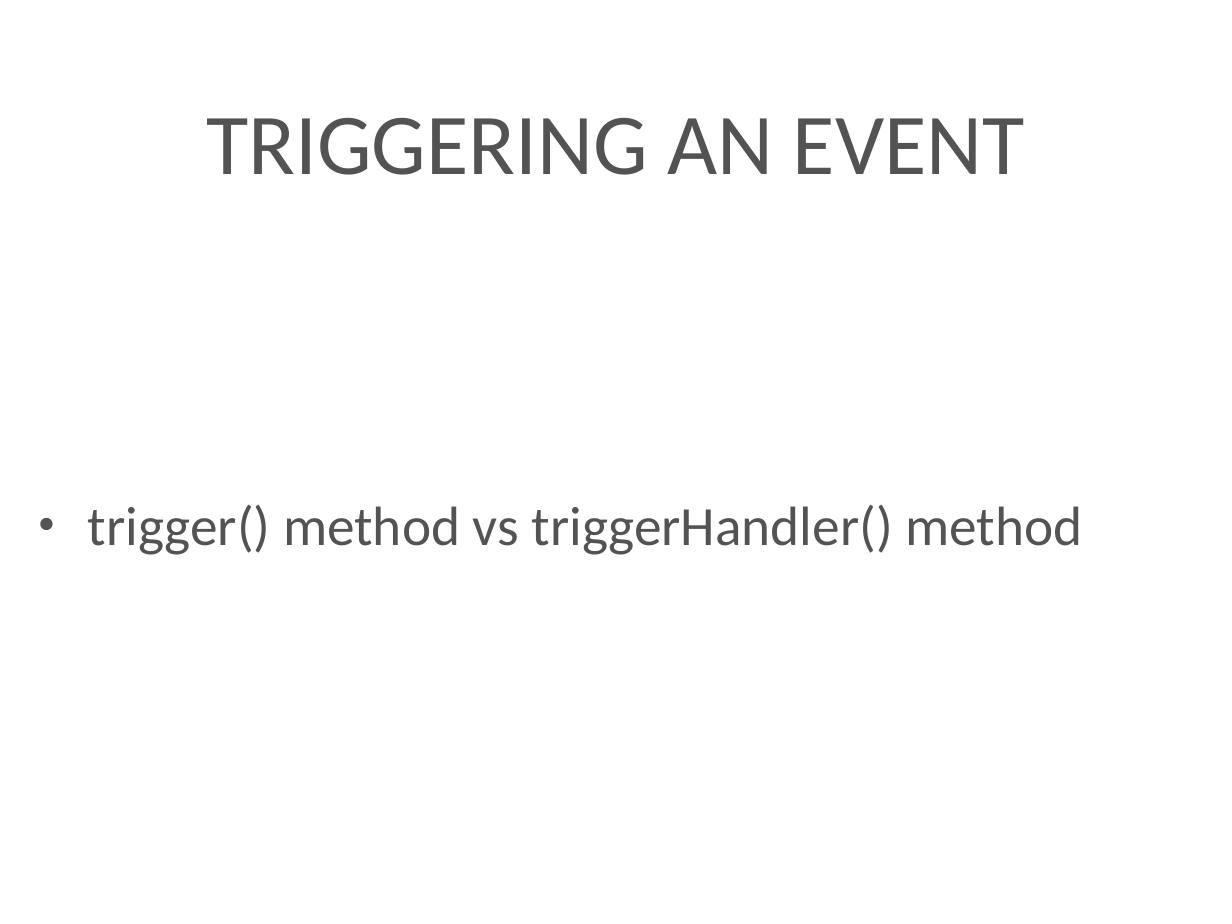
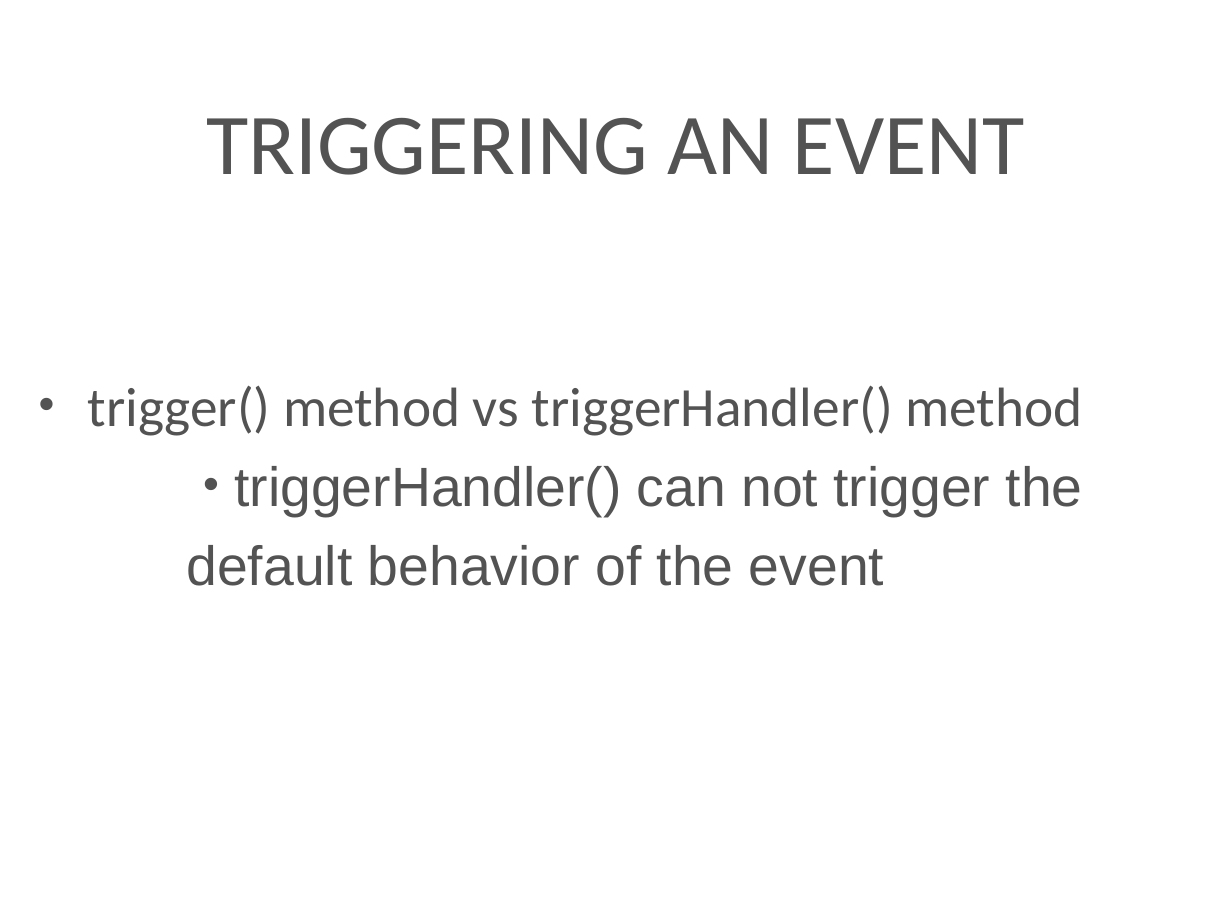
Before and after one commit to kenton-steiner18/Techtasks, a slide deck: slide 38 of presentation/jQuery.pptx. Drawn at 1232x924 pixels with LibreOffice and Linux fonts; fonts in the diff are those of the drawing; background and template pictures are left out. Boxes give left, top, right and bottom in pixels: in the first picture for what was removed or moved away, otherwise in the second. Text is boxed around its words. In the diff, an @@ line names an element or a change of style, - is before the commit and + after.

```diff
--- a/presentation/jQuery.pptx
+++ b/presentation/jQuery.pptx
@@ text at (186,466,1083,586): paragraph added @@
+    • triggerHandler() can not trigger the default behavior of the event
```
Also in this commit, not shown: 2 other slides changed.
